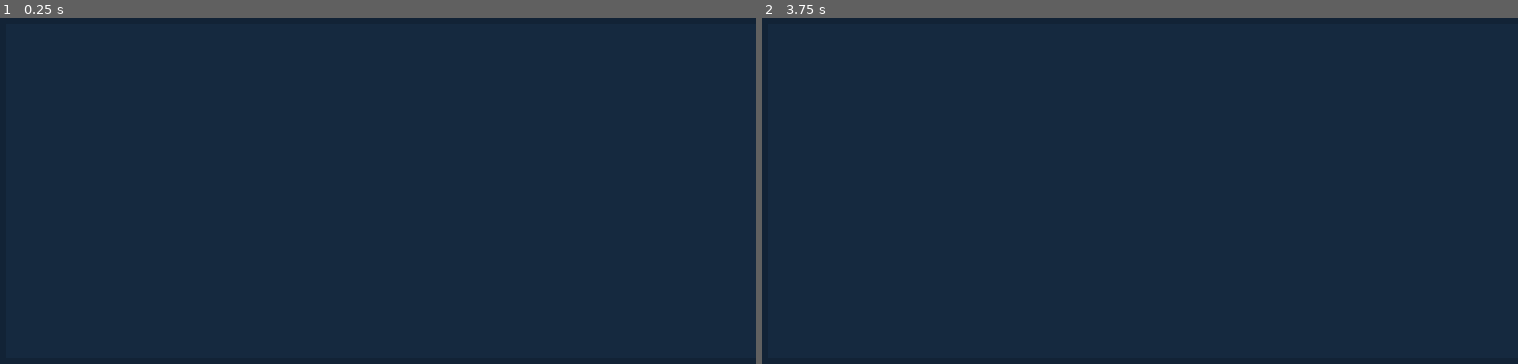
Above: before the commit, frames 1-2 (left to right).
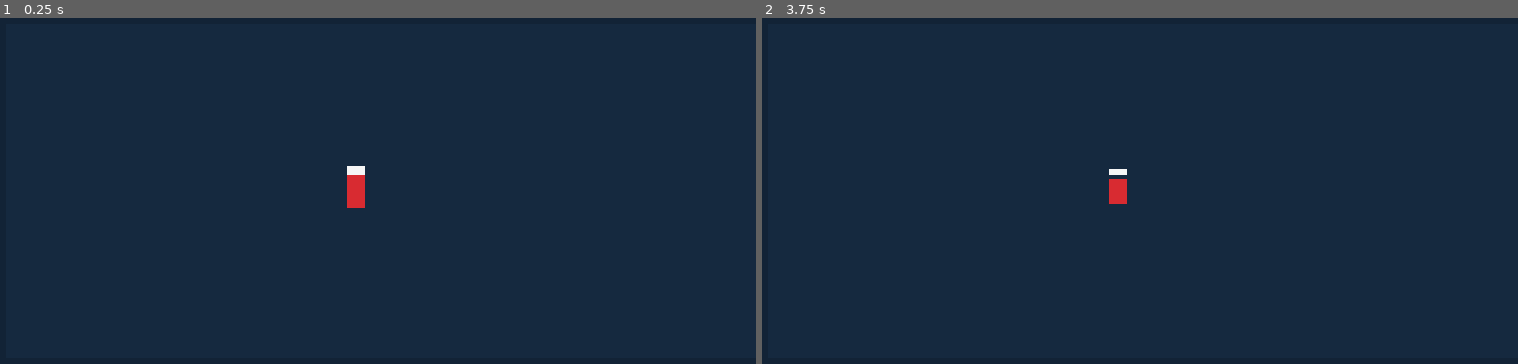
Above: after the commit, the same moments.

Repository: Olulan1/NQaB-agent-side
Game: Godot game, scene res://Main.tscn
The game is run twice, just before and just after one commit, with the same random seed, the same clock (stepped at 60 frames per second) and the same inputs.
Inputs:
- Up to frame 1 (0.25 s): no input
- Up to frame 2 (3.75 s): tap Enter (ui_accept) at 0.5, 0.6, 1.25, 2, 2.75, 3.05, 3.5, 3.6 s; hold S (crouch, bound only after the commit) 0.53-1.28 s; hold Right (ui_right) 0.53-2.03 s; tap Space (jump, bound only after the commit) at 0.77, 1.07, 1.52, 1.82, 2.3, 2.85, 3.02, 3.32 s; tap S (crouch, bound only after the commit) at 1.35 s; tap E (fire, bound only after the commit) at 1.55, 2.1 s; hold Left (ui_left) 2.03-2.78 s; hold Right (ui_right) from 2.78 s (still down); hold S (crouch, bound only after the commit) from 3.53 s (still down)

The runs differ from the first frame. In frame 1, 0.3% of the frame differs, in the area x 45-49%, y 42-55%; in frame 2, 0.2%.

Commit message:
cd-3.5th-ia

Diff:
--- a/Floor01.tscn
+++ b/Floor01.tscn
@@ -8,6 +8,7 @@
 [node name="Floor01" type="Node2D"]
 
 [node name="Backdrop" type="CanvasLayer" parent="."]
+layer = -1
 
 [node name="Background" type="ColorRect" parent="Backdrop"]
 offset_right = 1280.0
--- a/Player.gd
+++ b/Player.gd
@@ -10,7 +10,8 @@
 @export var fire_cooldown: float = 0.18
 
 @onready var collision_shape: CollisionShape2D = $CollisionShape2D
-@onready var body: Polygon2D = $Body
+@onready var body_top: Polygon2D = $BodyTop
+@onready var body_bottom: Polygon2D = $BodyBottom
 @onready var muzzle: Marker2D = $Muzzle
 
 var facing: int = 1
@@ -22,26 +23,26 @@
 	if fire_timer > 0.0:
 		fire_timer = maxf(fire_timer - delta, 0.0)
 
-	var horizontal := Input.get_axis("ui_left", "ui_right")
+	var horizontal := Input.get_axis("move_left", "move_right")
 	if horizontal < 0.0:
 		facing = -1
 	elif horizontal > 0.0:
 		facing = 1
 
-	crouching = Input.is_action_pressed("ui_down")
+	crouching = Input.is_action_pressed("crouch")
 	_update_crouch_state()
 	_update_muzzle_position()
 
 	if not is_on_floor():
 		velocity.y += gravity * delta
 
-	if is_on_floor() and Input.is_action_just_pressed("ui_up"):
+	if is_on_floor() and Input.is_action_just_pressed("jump"):
 		velocity.y = jump_velocity
 
 	var move_speed := crouch_speed if crouching else speed
 	velocity.x = horizontal * move_speed
 
-	if Input.is_action_just_pressed("ui_accept"):
+	if Input.is_action_just_pressed("fire"):
 		_try_fire()
 
 	move_and_slide()
@@ -54,11 +55,13 @@
 
 	if crouching:
 		shape.size = Vector2(24.0, 32.0)
-		body.scale = Vector2(1.0, 0.72)
+		body_top.scale = Vector2(1.0, 0.72)
+		body_bottom.scale = Vector2(1.0, 0.72)
 		collision_shape.position = Vector2(0.0, 8.0)
 	else:
 		shape.size = Vector2(24.0, 48.0)
-		body.scale = Vector2.ONE
+		body_top.scale = Vector2.ONE
+		body_bottom.scale = Vector2.ONE
 		collision_shape.position = Vector2.ZERO
 
 
--- a/Player.tscn
+++ b/Player.tscn
@@ -11,9 +11,15 @@
 [node name="CollisionShape2D" type="CollisionShape2D" parent="."]
 shape = SubResource("1_player_shape")
 
-[node name="Body" type="Polygon2D" parent="."]
+[node name="BodyTop" type="Polygon2D" parent="."]
+position = Vector2(0, -12)
+polygon = PackedVector2Array(-12, -12, 12, -12, 12, 0, -12, 0)
+color = Color(0.968627, 0.968627, 0.968627, 1)
+
+[node name="BodyBottom" type="Polygon2D" parent="."]
+position = Vector2(0, 12)
 polygon = PackedVector2Array(-12, -24, 12, -24, 12, 24, -12, 24)
-color = Color(0.898039, 0.909804, 0.941176, 1)
+color = Color(0.85098, 0.172549, 0.192157, 1)
 
 [node name="Muzzle" type="Marker2D" parent="."]
 position = Vector2(18, -8)
--- a/project.godot
+++ b/project.godot
@@ -20,6 +20,29 @@
 window/stretch/mode="canvas_items"
 window/stretch/aspect="expand"
 
+[input]
+
+move_left={
+"deadzone": 0.5,
+"events": [Object(InputEventKey,"physical_keycode":65), Object(InputEventKey,"physical_keycode":4194304)]
+}
+move_right={
+"deadzone": 0.5,
+"events": [Object(InputEventKey,"physical_keycode":68), Object(InputEventKey,"physical_keycode":4194303)]
+}
+jump={
+"deadzone": 0.5,
+"events": [Object(InputEventKey,"physical_keycode":32), Object(InputEventKey,"physical_keycode":4194306)]
+}
+crouch={
+"deadzone": 0.5,
+"events": [Object(InputEventKey,"physical_keycode":83), Object(InputEventKey,"physical_keycode":4194305)]
+}
+fire={
+"deadzone": 0.5,
+"events": [Object(InputEventKey,"physical_keycode":69)]
+}
+
 [physics]
 
 3d/physics_engine="Jolt Physics"
Not shown, added: Projectile.gd.uid
Not shown: 1 places in Projectile.tscn that only renumber resources
